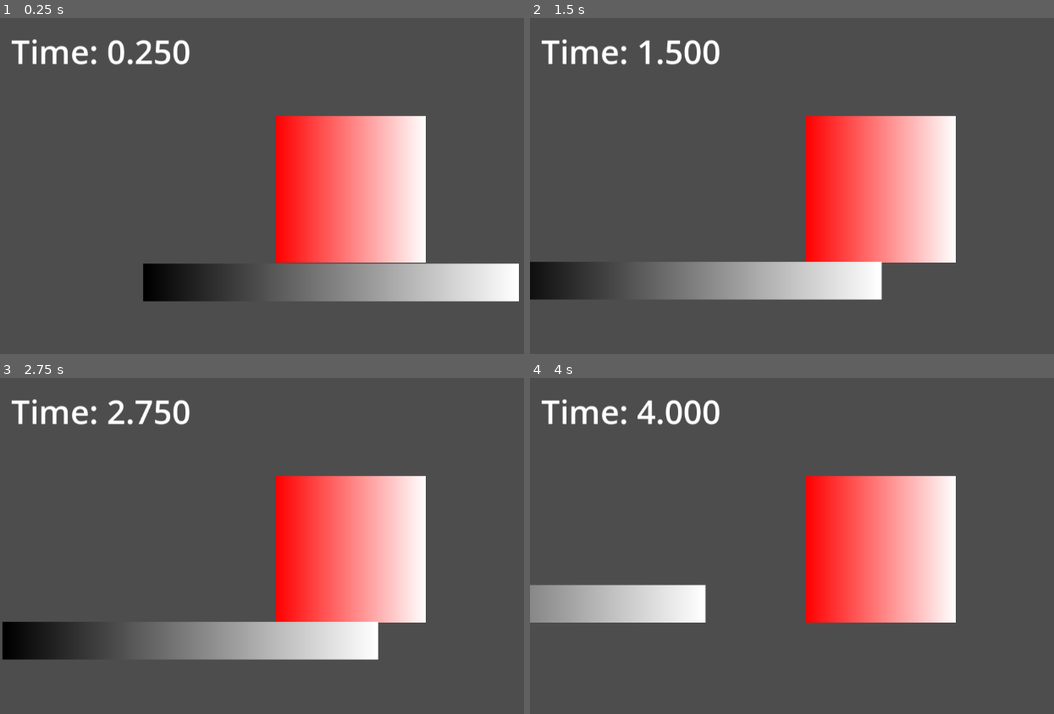
Above: before the commit, frames 1-4 (two rows, left to right).
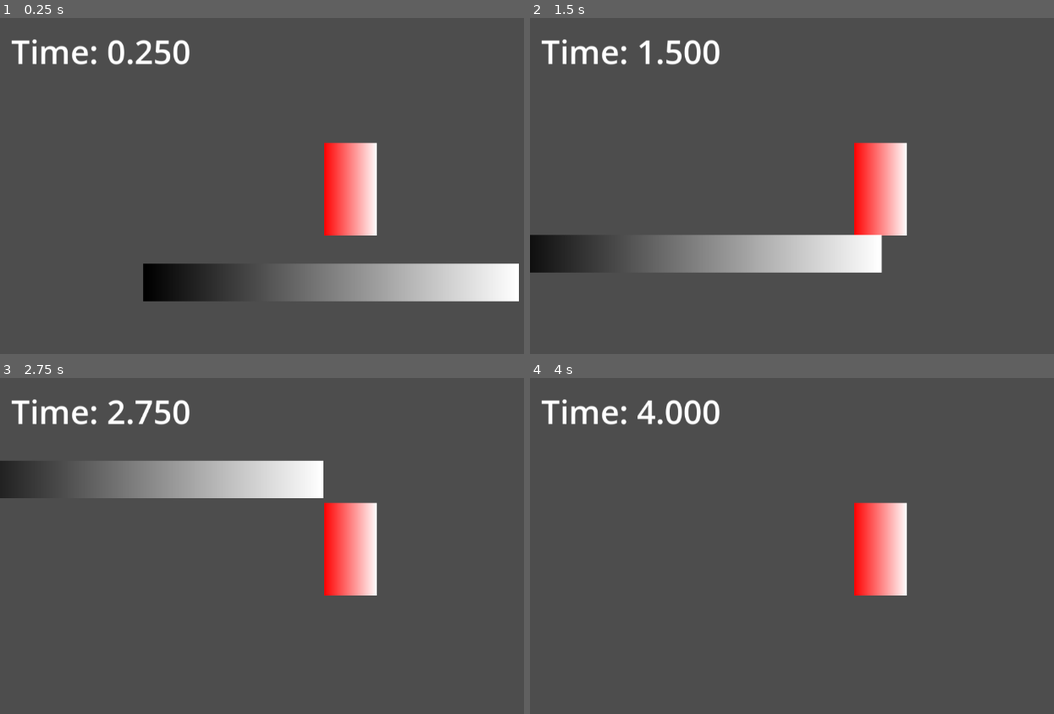
Above: after the commit, the same moments.

Repository: Izzy-Irvine/speed-jam-8-2024
Game: Godot game, scene res://scenes/level/Level.tscn
The game is run twice, just before and just after one commit, with the same random seed, the same clock (stepped at 60 frames per second) and the same inputs.
Inputs:
- Up to frame 1 (0.25 s): no input
- Up to frame 2 (1.5 s): tap Enter (ui_accept) at 0.5, 0.77 s; hold Right (ui_right) from 0.53 s (still down)
- Up to frame 3 (2.75 s): tap Enter (ui_accept) at 1.52 s; release Right (ui_right) at 2.03 s; hold Left (ui_left) from 2.03 s (still down)
- Up to frame 4 (4 s): release Left (ui_left) at 2.78 s; hold Right (ui_right) from 2.78 s (still down); tap Enter (ui_accept) at 3.02, 3.77 s

The runs differ from the first frame. In frame 1, 12% of the frame differs, in the area x 52-82%, y 28-73%; in frame 2, 19%; in frame 3, 23%, in the area x 0-82%, y 24-84%; in frame 4, 16%.

Commit message:
player: make more playery

Diff:
--- a/speed-jam-8/scenes/player/player.tscn
+++ b/speed-jam-8/scenes/player/player.tscn
@@ -15,9 +15,9 @@
 script = ExtResource("1_vvn2o")
 
 [node name="CollisionShape2D" type="CollisionShape2D" parent="."]
-position = Vector2(-0.5, -0.5)
+scale = Vector2(0.355, 0.625)
 shape = SubResource("RectangleShape2D_hmrn5")
 
 [node name="Sprite2D" type="Sprite2D" parent="."]
-scale = Vector2(1, 250)
+scale = Vector2(0.355, 157.515)
 texture = SubResource("GradientTexture1D_cxrst")
